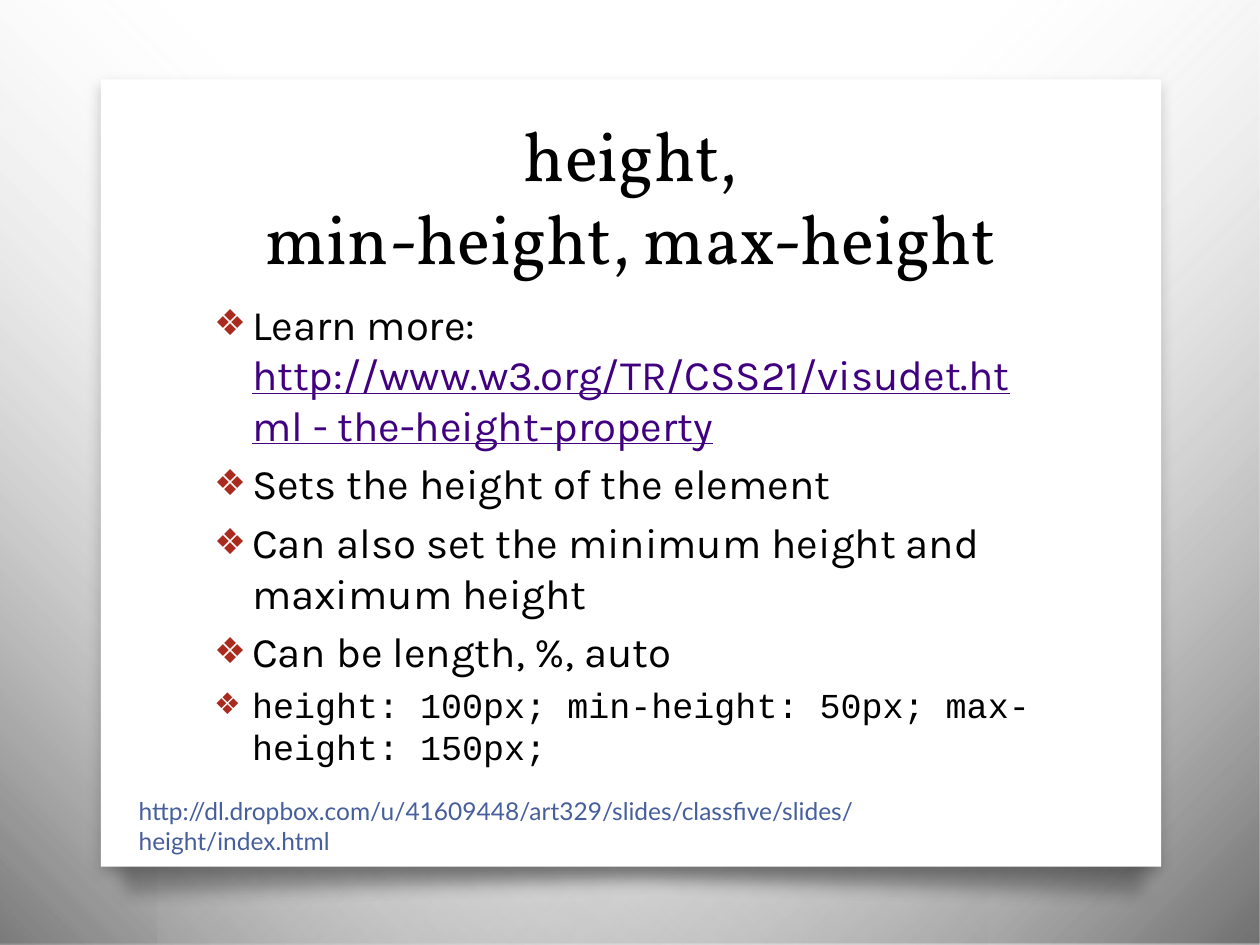
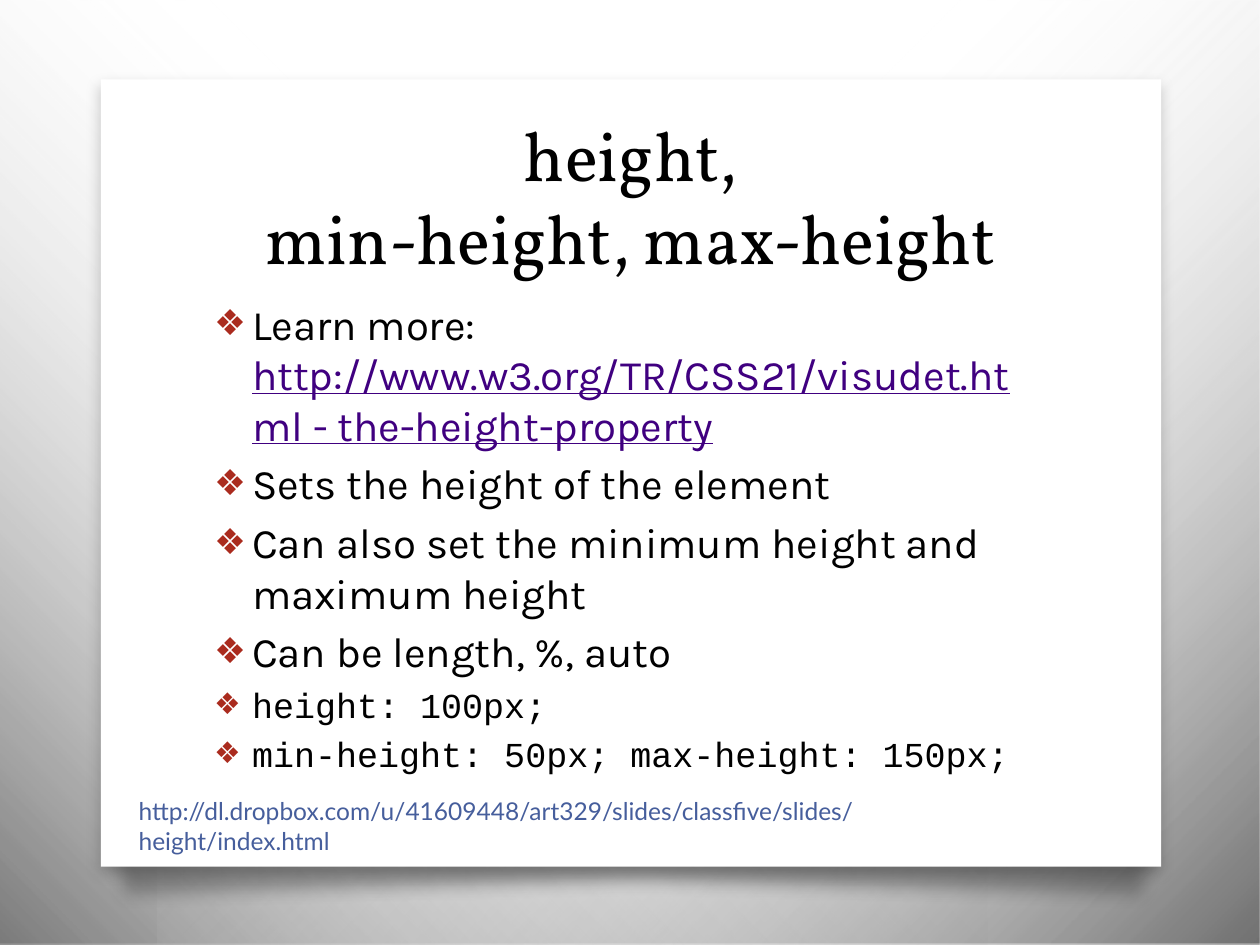
Before and after one commit to awayken/USF-ART329, a slide deck: slide 21 of slides/classfive/slides.pptx (slide 19 before the commit). Drawn at 1260x945 pixels with LibreOffice and Linux fonts; fonts in the diff are those of the drawing; background and template pictures are left out. Boxes give left, top, right and bottom in pixels: in the first picture for what was removed or moved away, otherwise in the second. Text is boxed around its words. In the diff, an @@ line names an element or a change of style, - is before the commit and + after.

```diff
--- a/slides/classfive/slides.pptx
+++ b/slides/classfive/slides.pptx
@@ text at (252, 693, 1009, 775): text changed @@
-❖ height: 100px; min-height: 50px; max-height: 150px;
+❖ height: 100px;
+❖ min-height: 50px; max-height: 150px;
```
Also in this commit, not shown: 3 other slides changed, 2 slides added, 1 other file.
